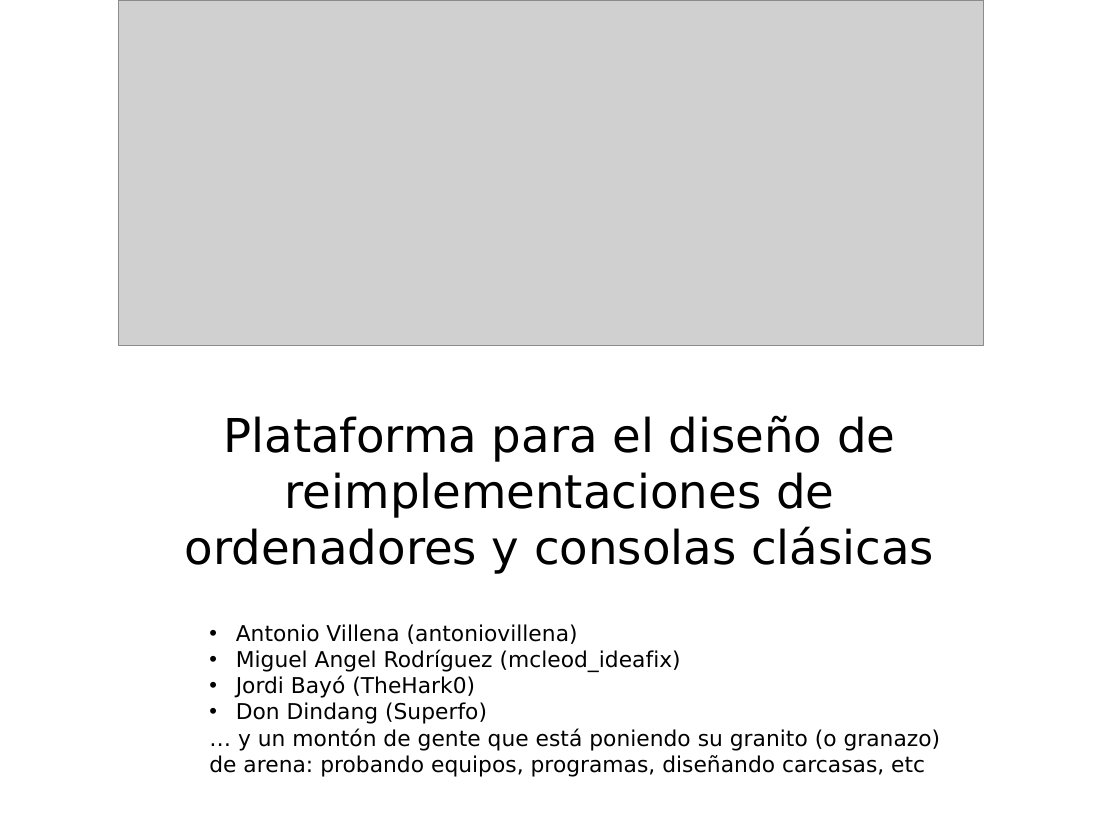
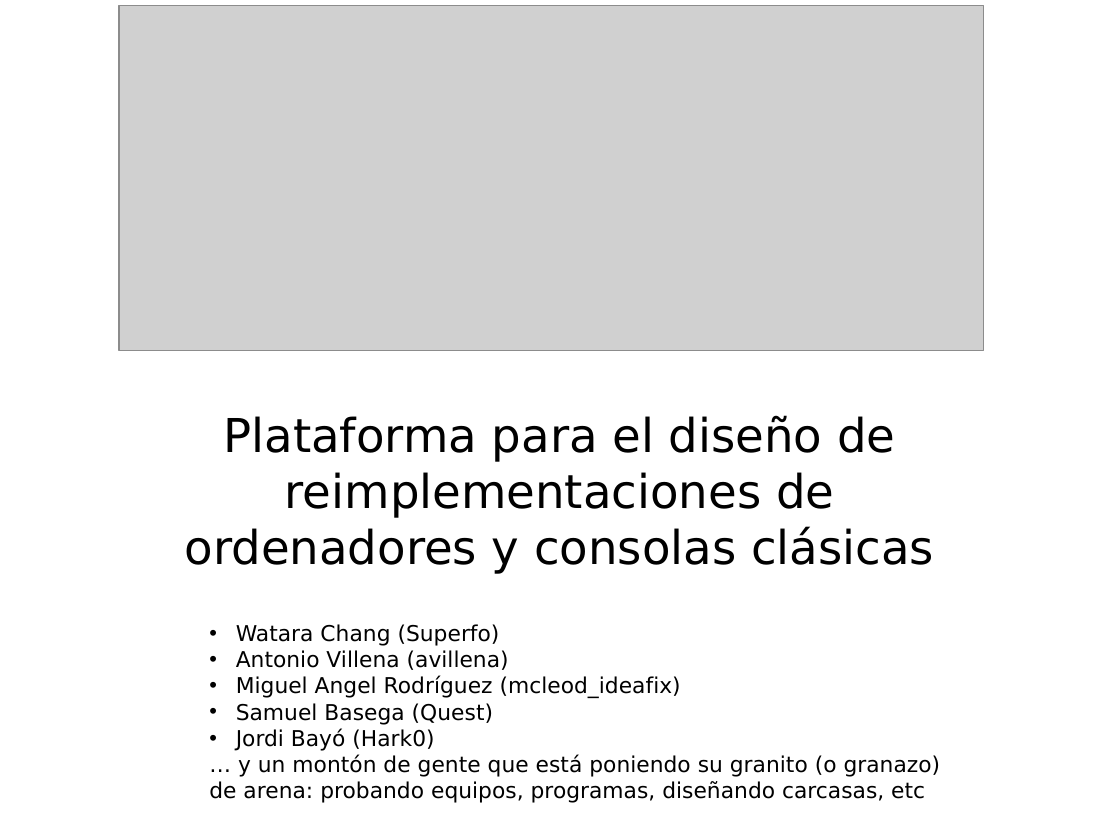
Before and after one commit to TimofonicJunkRoom/zxuno, a slide deck: slide 2 of varios/presentacion_zxuno_retrosevilla.ppt (slide 1 before the commit). Drawn at 1120x840 pixels with LibreOffice and Linux fonts; fonts in the diff are those of the drawing; grey boxes stand for pictures; background and template pictures are left out. Boxes give left, top, right and bottom in pixels: in the first picture for what was removed or moved away, otherwise in the second. Text is boxed around its words. In the diff, an @@ line names an element or a change of style, - is before the commit and + after.

```diff
--- a/varios/presentacion_zxuno_retrosevilla.ppt
+++ b/varios/presentacion_zxuno_retrosevilla.ppt
@@ picture: place and size @@
-picture at [119, 0, 983, 345]
+picture at [119, 6, 983, 351]
@@ text at [236, 624, 509, 670]: text changed @@
-• Antonio Villena (antoniovillena)
+• Watara Chang (Superfo)
+• Antonio Villena (avillena)
@@ text at [236, 703, 493, 751]: text changed @@
-• Jordi Bayó (TheHark0)
-• Don Dindang (Superfo)
+• Samuel Basega (Quest)
+• Jordi Bayó (Hark0)
```
Also in this commit, not shown: 5 other slides changed, 2 slides added, 1 other file.
